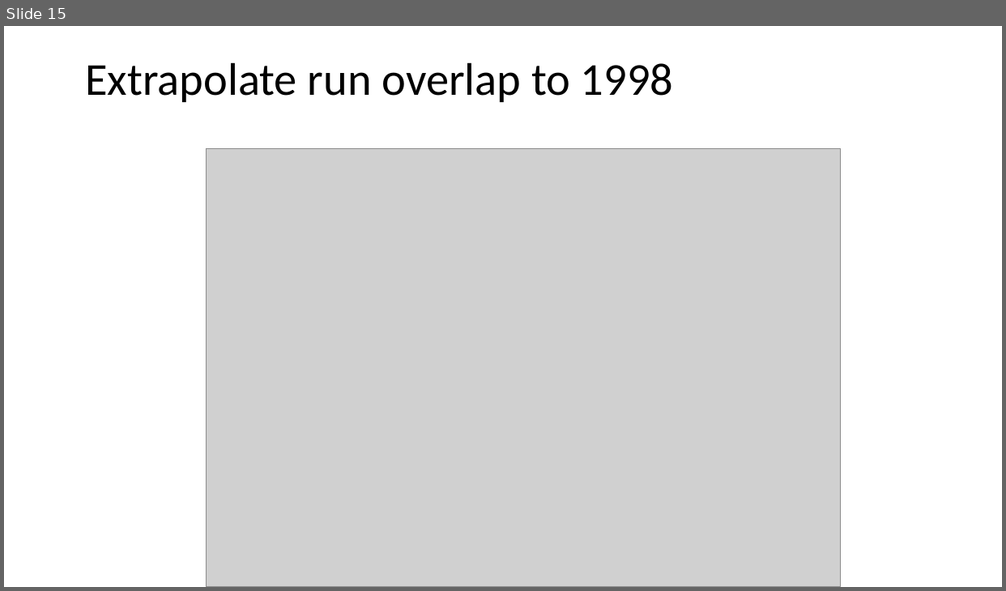
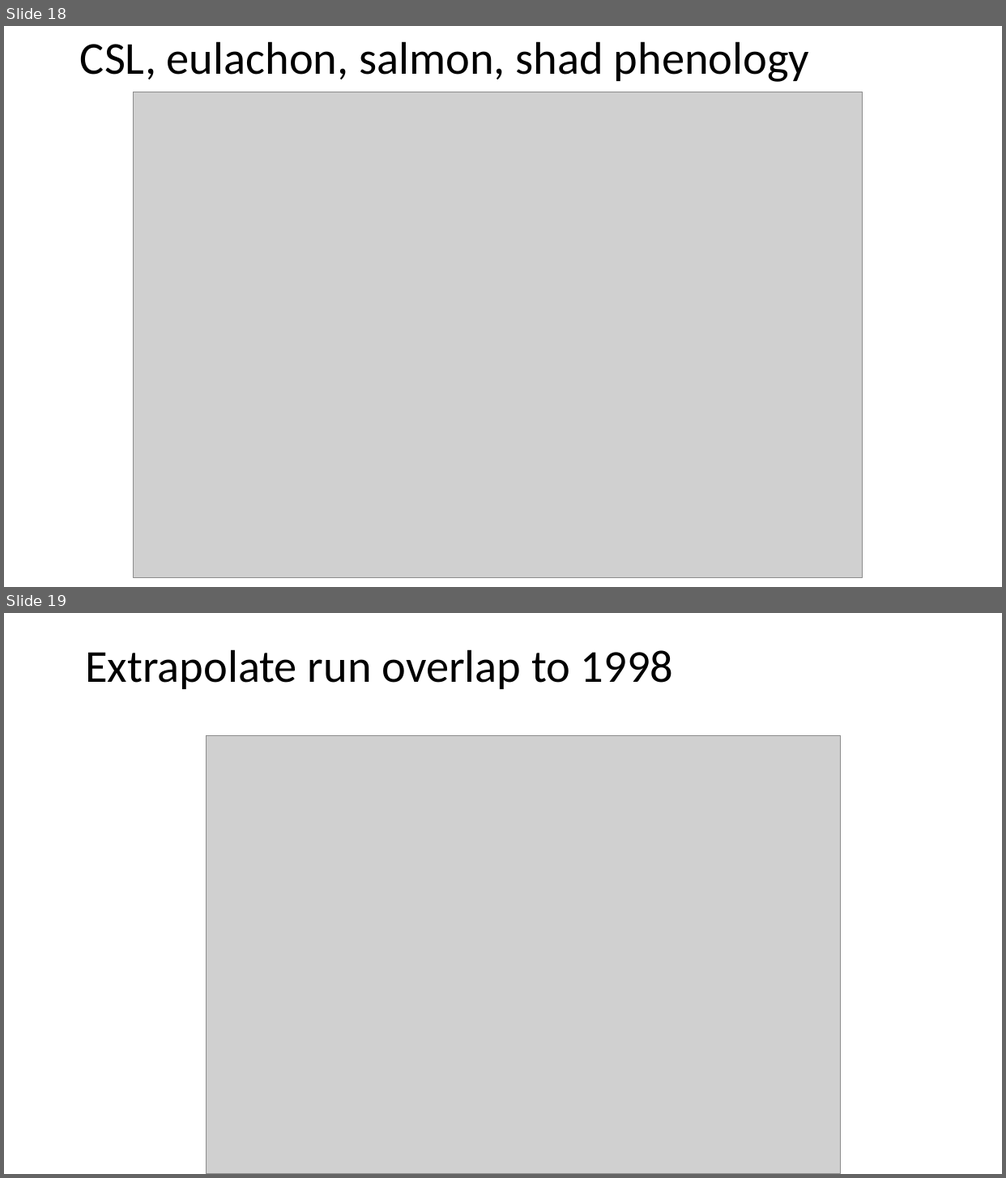
Before and after one commit to LisaCrozier-NOAA/SEM-DFO-LisaXP, a slide deck: presentations/Project update 08072026 predator indices.pptx. Shown one above the other, each under a label of ours: slide 15 before the commit, slides 18 and 19 after it. The pictures are 1006x591 and 1006x1178 pixels, drawn with LibreOffice and Linux fonts; fonts in the diff are those of the drawing; grey boxes stand for pictures. Boxes give left, top, right and bottom in pixels: in the first picture for what was removed or moved away, otherwise in the second. Text is boxed around its words. In the diff, an @@ line names an element or a change of style, - is before the commit and + after.

```diff
--- a/presentations/Project update 08072026 predator indices.pptx
+++ b/presentations/Project update 08072026 predator indices.pptx
@@ slide 18 added at (4,26,1002,587), background #FFFFFF @@
@@ title added at (80,41,809,82), 44 pt, text #000000 @@
+CSL, eulachon, salmon, shad phenology
@@ picture added at (133,92,862,578) @@
@@ what was slide 15 is now slide 19 @@
```
Also in this commit, not shown: 3 slides changed, 16 other slides added, 33 other files.
